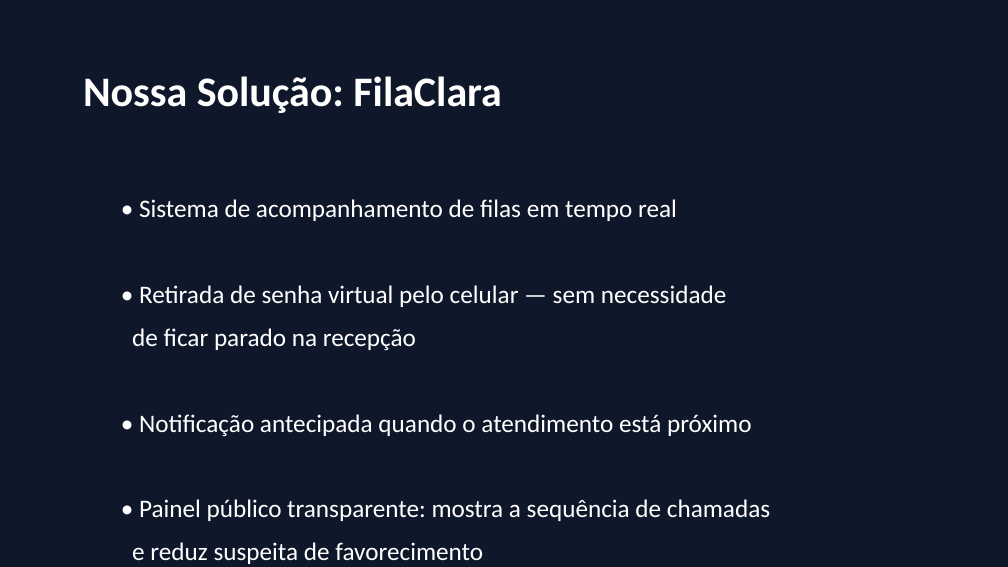
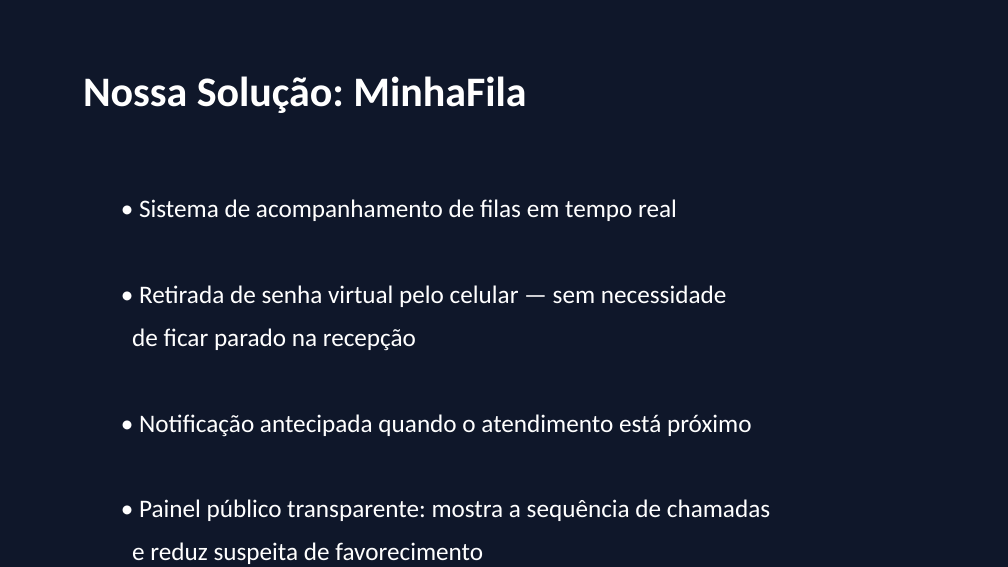
Before and after one commit to Deivisan/Metodologia-EAD, a slide deck: slide 3 of disciplinas/gcetens843-projeto-algoritmo-i/atividades/trabalhos/projeto-algoritmos/apresentacao-minhafila.pptx. Drawn at 1008x567 pixels with LibreOffice and Linux fonts; fonts in the diff are those of the drawing. Boxes give left, top, right and bottom in pixels: in the first picture for what was removed or moved away, otherwise in the second. Text is boxed around its words. In the diff, an @@ line names an element or a change of style, - is before the commit and + after.

```diff
--- a/disciplinas/gcetens843-projeto-algoritmo-i/atividades/trabalhos/projeto-algoritmos/apresentacao-minhafila.pptx
+++ b/disciplinas/gcetens843-projeto-algoritmo-i/atividades/trabalhos/projeto-algoritmos/apresentacao-minhafila.pptx
@@ text at box(83, 76, 526, 113): text changed @@
-Nossa Solução: FilaClara
+Nossa Solução: MinhaFila
```
Also in this commit, not shown: 1 other slide changed, 5 other files.
